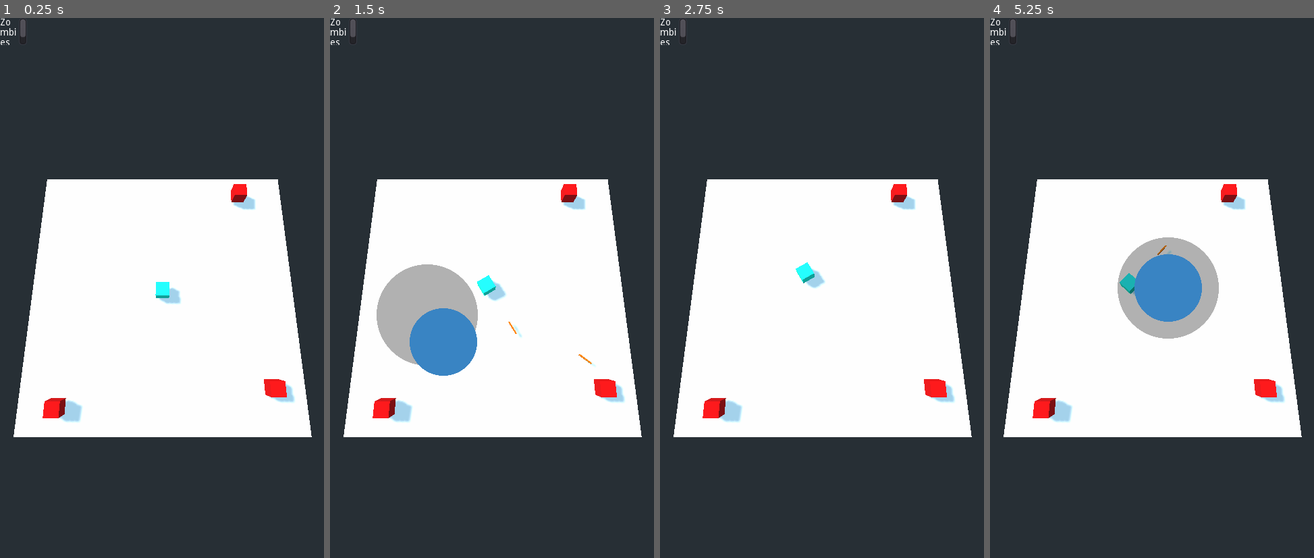
Above: before the commit, frames 1-4 (left to right).
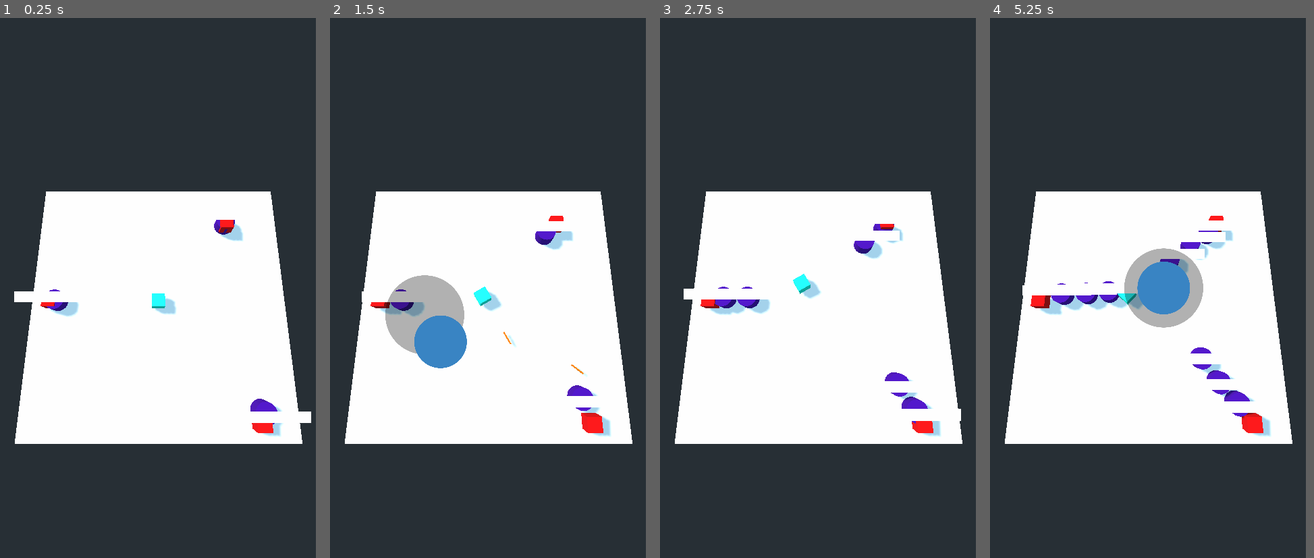
Above: after the commit, the same moments.

Repository: jeffsieu/coma-dash
Game: Godot game, scene res://MainLevel.tscn
The game is run twice, just before and just after one commit, with the same random seed, the same clock (stepped at 60 frames per second) and the same inputs.
Inputs (mouse positions are in pixels of both pictures, inside the frame that each line leads up to):
- Up to frame 1 (0.25 s): no input
- Up to frame 2 (1.5 s): drag from (342, 28) to (524, 169) at 0.52 s; drag from (427, 315) to (475, 396) at 1.27 s
- Up to frame 3 (2.75 s): move the mouse to (854, 169) at 2.02 s; click (854, 169) at 2.17 s
- Up to frame 4 (5.25 s): drag from (1135, 396) to (1054, 207) at 2.77 s; move the mouse to (1249, 369) at 3.52 s; click (1249, 369) at 3.67 s; drag from (1054, 207) to (1103, 153) at 4.27 s; move the mouse to (1168, 288) at 5.02 s; click (1168, 288) at 5.17 s
In our replay, the window is 480x800 before the commit and 468x800 after it. These sizes can differ from the game's own. Grey fills any space a smaller window leaves; there, only what the larger window draws over its background counts as a difference.

The runs differ from the first frame. In frame 1, 6.6% of the frame differs, in the area x 0-97%, y 0-79%; in frame 2, 9.0%; in frame 3, 7.1%; in frame 4, 9.8%.
Error before the commit: Attempt to call function 'call_group' in base 'null instance' on a null instance. (res://LevelManager/Wave.gd:13)

Commit message:
Add waves, level mgr; Change window aspect ratio

Diff:
--- a/EnemySpawner/EnemySpawner.gd
+++ b/EnemySpawner/EnemySpawner.gd
@@ -6,21 +6,26 @@
 
 var count = 0
 var respawn_cooldown = 0
+var is_running = false
 var wave
 
 func _ready():
 	add_to_group("spawners")
 
 func start(wave):
+	print('starting wave', wave)
 	self.wave = wave
+	is_running = true
 
 func _process(delta):
-	if respawn_cooldown <= 0:
-		respawn_cooldown += respawn_time
-		count += 1
-		var zombie = Zombie.instance(wave)
-		randomize()
-		zombie.transform.origin = transform.origin + Vector3(randf() * scale.x, -zombie.scale.y, randf() * scale.z)
-		$"..".add_child(zombie)
-		wave.spawned_zombie_count += 1
-	respawn_cooldown -= delta
+	if is_running:
+		if respawn_cooldown <= 0:
+			print('spawning')
+			respawn_cooldown += respawn_time
+			count += 1
+			var zombie = Zombie.instance()
+			randomize()
+			zombie.transform.origin = transform.origin + Vector3(randf() * scale.x, -zombie.scale.y, randf() * scale.z)
+			$"/root/Level".add_child(zombie)
+			wave.spawned_zombie_count += 1
+		respawn_cooldown -= delta
--- a/LevelManager/LevelManager.gd
+++ b/LevelManager/LevelManager.gd
@@ -8,13 +8,9 @@
 
 func _ready():
 	spawn_wave()
-	pass # Replace with function body.
 
 func spawn_wave():
-	var wave = Wave.new(5)
+	var wave = Wave.new(self, 5)
 	current_wave = wave
 	emit_signal("wave_changed", current_wave)
 	wave.start()
-
-#func _process(delta):
-#	pass
--- a/LevelManager/Wave.gd
+++ b/LevelManager/Wave.gd
@@ -1,16 +1,16 @@
-extends Node
-
 var zombie_count
+var level_manager
 var spawned_zombie_count = 0
 
 signal spawned_zombie_count_changed
 
-func _init(zombie_count):
+func _init(level_manager, zombie_count):
+	self.level_manager = level_manager
 	self.zombie_count = zombie_count
 	emit_signal("spawned_zombie_count_changed")
 
 func start():
-	get_tree().call_group("spawners", "start", self)
+	level_manager.get_tree().call_group("spawners", "start", self)
 
 func zombie_spawned():
 	spawned_zombie_count += 1
--- a/MainLevel.tscn
+++ b/MainLevel.tscn
@@ -7,7 +7,6 @@
 [ext_resource path="res://Joystick/JoystickKnob.gd" type="Script" id=5]
 [ext_resource path="res://EnemySpawner/EnemySpawner.tscn" type="PackedScene" id=6]
 [ext_resource path="res://LevelManager/LevelManager.gd" type="Script" id=7]
-[ext_resource path="res://ZombieCount.gd" type="Script" id=8]
 
 [sub_resource type="BoxShape" id=1]
 
@@ -28,7 +27,7 @@
 mesh = SubResource( 2 )
 
 [node name="Camera" type="Camera" parent="."]
-transform = Transform( -3.89697e-08, 0.970972, -0.239194, 1.58191e-07, 0.239194, 0.970972, 1, 1.49214e-13, -1.6292e-07, -8.36491, 34.1997, -0.0807962 )
+transform = Transform( -3.89697e-08, 0.970972, -0.239194, 1.58191e-07, 0.239194, 0.970972, 1, 1.49214e-13, -1.6292e-07, -7.02198, 35.7103, -0.0807962 )
 fov = 96.0
 
 [node name="Player" parent="." instance=ExtResource( 1 )]
@@ -49,26 +48,13 @@
 script = ExtResource( 5 )
 
 [node name="EnemySpawner" parent="." instance=ExtResource( 6 )]
-transform = Transform( 1, 0, 0, 0, 1, 0, 0, 0, 1, -16.0634, -0.774463, -14.3019 )
+transform = Transform( 1, 0, 0, 0, 1, 0, 0, 0, 1, -16.9033, -0.774463, 14.0175 )
 
 [node name="EnemySpawner2" parent="." instance=ExtResource( 6 )]
-transform = Transform( 1, 0, 0, 0, 1, 0, 0, 0, 1, 16.2285, -0.774463, 12.4516 )
+transform = Transform( 1, 0, 0, 0, 1, 0, 0, 0, 1, 0, -1.04207, -16.5706 )
 
 [node name="EnemySpawner3" parent="." instance=ExtResource( 6 )]
-transform = Transform( 1, 0, 0, 0, 1, 0, 0, 0, 1, -13.6069, -0.774463, 15.0819 )
-
-[node name="MarginContainer" type="MarginContainer" parent="."]
-margin_right = 40.0
-margin_bottom = 40.0
-__meta__ = {
-"_edit_use_anchors_": false
-}
-
-[node name="Zombies left" type="RichTextLabel" parent="MarginContainer"]
-margin_right = 40.0
-margin_bottom = 40.0
-text = "BRUH TEST"
-script = ExtResource( 8 )
+transform = Transform( 1, 0, 0, 0, 1, 0, 0, 0, 1, 12.6797, -0.634198, 11.0169 )
 
 [node name="LevelManager" type="Node" parent="."]
 script = ExtResource( 7 )
--- a/Player/Player.gd
+++ b/Player/Player.gd
@@ -12,6 +12,8 @@
 var velocity = Vector3()
 var is_shooting = false
 
+const Bullet = preload("res://Bullet/Bullet.tscn")
+
 func _get_joystick_direction():
 	return $"/root/Level/Joystick/JoystickKnob".joystick_direction
 
@@ -19,8 +21,7 @@
 	var has_shot = shoot_cooldown <= 0
 	if has_shot:
 		shoot_cooldown += shoot_interval
-		var bullet_resource = preload("res://Bullet/Bullet.tscn")
-		var bullet = bullet_resource.instance()
+		var bullet = Bullet.instance()
 		bullet.transform.origin = transform.origin + transform.basis.z * 2.2
 		bullet.rotation = rotation
 		$"/root/Level".add_child(bullet)
--- /dev/null
+++ b/Zombie/Health.gd
@@ -0,0 +1,4 @@
+extends Node2D
+
+func _process(delta):
+	global_rotation = 0
--- a/Zombie/Zombie.gd
+++ b/Zombie/Zombie.gd
@@ -6,6 +6,7 @@
 
 var health = 100
 var velocity = Vector3()
+var wave
 
 onready var player = $"/root/Level/Player"
 
--- a/Zombie/Zombie.tscn
+++ b/Zombie/Zombie.tscn
@@ -15,10 +15,8 @@
 flags_unshaded = true
 params_billboard_mode = 1
 
-[sub_resource type="Theme" id=5]
-
-[sub_resource type="StyleBoxFlat" id=6]
-bg_color = Color( 0.752941, 0, 0, 1 )
+[sub_resource type="StyleBoxFlat" id=5]
+bg_color = Color( 1, 0, 0, 1 )
 
 [node name="Zombie" type="KinematicBody"]
 transform = Transform( 1.5, 0, 0, 0, 1, 0, 0, 0, 1.5, 0, 0, 0 )
@@ -32,7 +30,7 @@
 material = SubResource( 3 )
 
 [node name="HealthBar" type="Sprite3D" parent="."]
-transform = Transform( 1, 0, 0, 0, 1, 0, 0, 0, 1, 0, 1.71657, 0 )
+transform = Transform( 1, 0, 0, 0, 1, 0, 0, 0, 1, 0, 2.62991, 0 )
 material_override = SubResource( 4 )
 pixel_size = 0.1
 script = ExtResource( 2 )
@@ -46,9 +44,7 @@
 [node name="ProgressBar" type="ProgressBar" parent="HealthBar/Viewport"]
 margin_right = 100.0
 margin_bottom = 15.0
-theme = SubResource( 5 )
-custom_styles/fg = SubResource( 6 )
-value = 50.0
+custom_styles/fg = SubResource( 5 )
 __meta__ = {
 "_edit_use_anchors_": false
 }
--- a/project.godot
+++ b/project.godot
@@ -21,8 +21,8 @@
 
 [display]
 
-window/size/width=480
-window/size/height=800
+window/size/width=600
+window/size/height=1024
 
 [input]
 
Not shown: 1 places in MainLevel.tscn that only renumber resources
Not shown: 2 places in Player/Player.tscn that only renumber resources
Not shown: 1 places in Zombie/Zombie.tscn that only renumber resources
